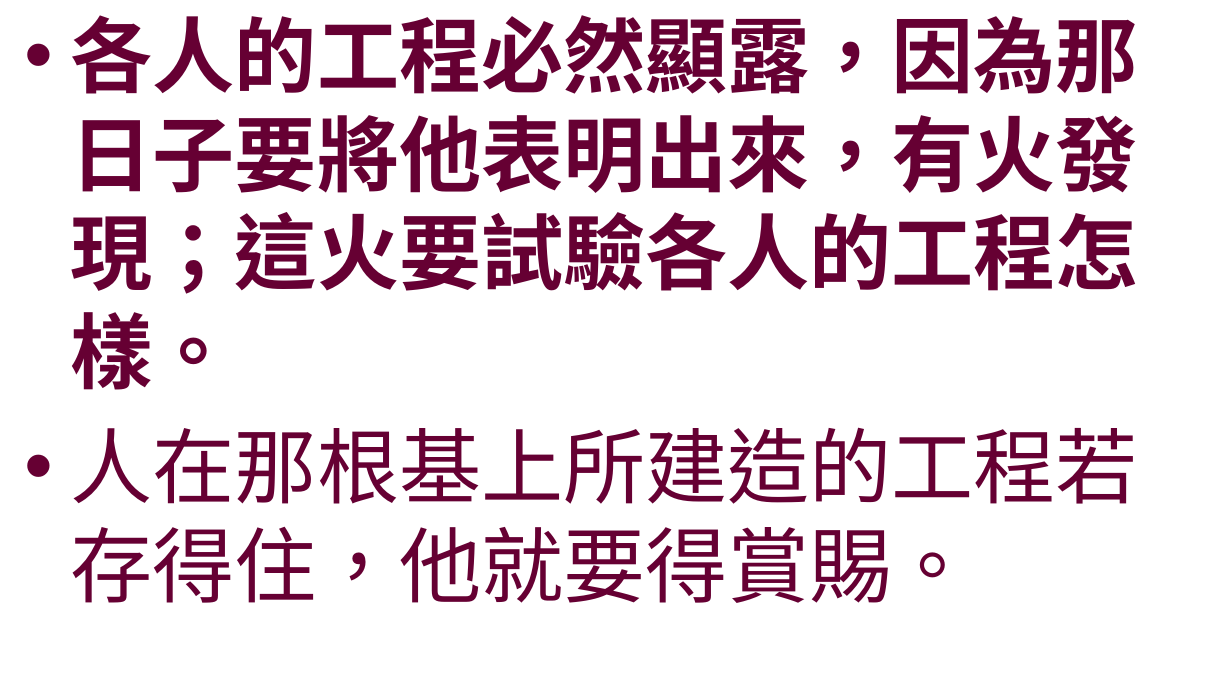
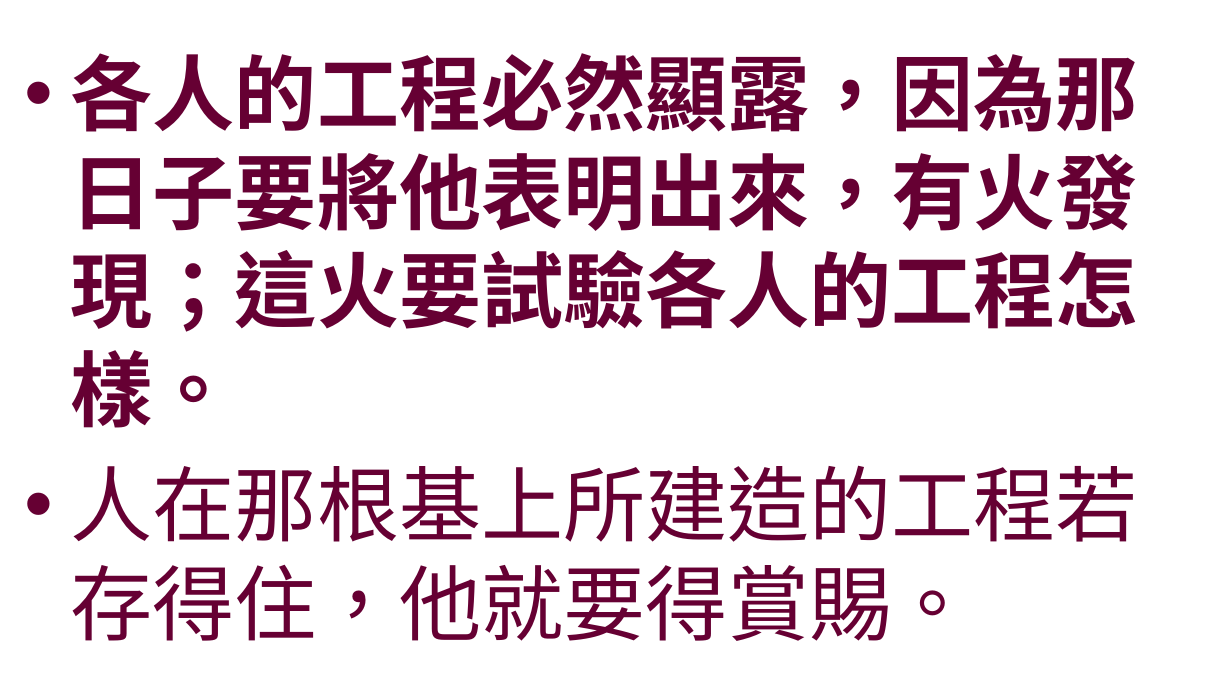
Before and after one commit to batisuoc/worship-resources, a slide deck: slide 5 of 56事奉.pptx. Drawn at 1232x693 pixels with LibreOffice and Linux fonts; fonts in the diff are those of the drawing; background and template pictures are left out. Boxes give left, top, right and bottom in pixels: in the first picture for what was removed or moved away, otherwise in the second. Text is boxed around its words. In the diff, an @@ line names an element or a change of style, - is before the commit and + after.

Commit message:
Update ppts

```diff
--- a/56事奉.pptx
+++ b/56事奉.pptx
@@ text "各人的工程必然顯露，因為那日子要將他表明出來，有火發現；這火要試驗各人的工程怎樣。" at [71,53,1138,641]: vertical alignment top to middle @@
```
Also in this commit, not shown: 5 other slides changed, 2 other files.
